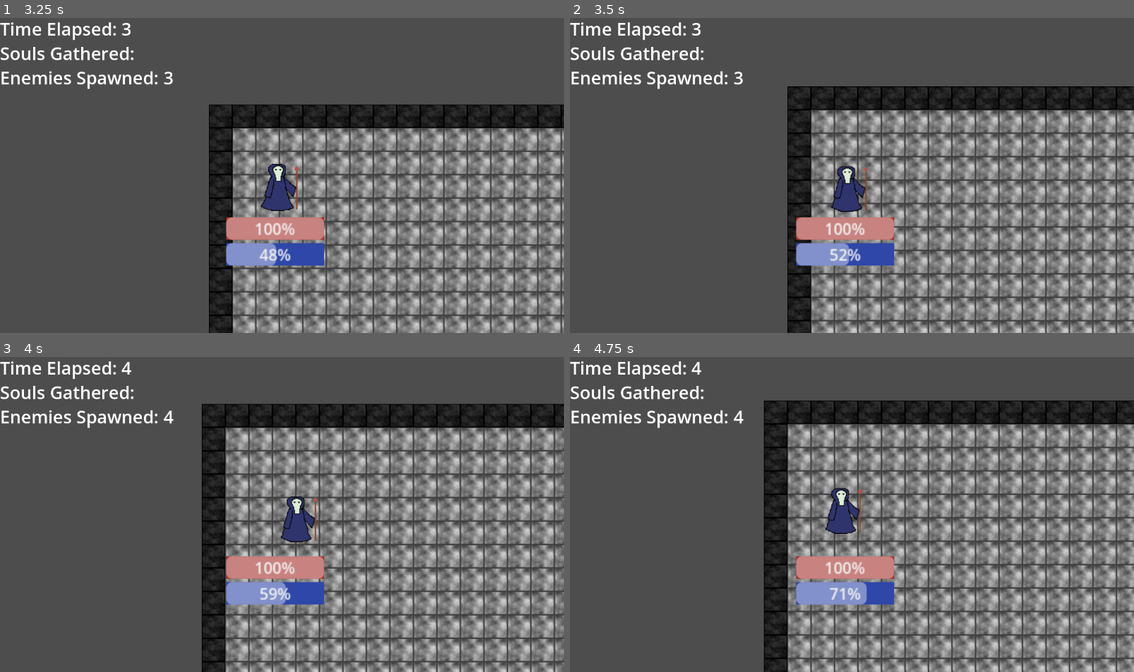
Above: before the commit, frames 1-4 (two rows, left to right).
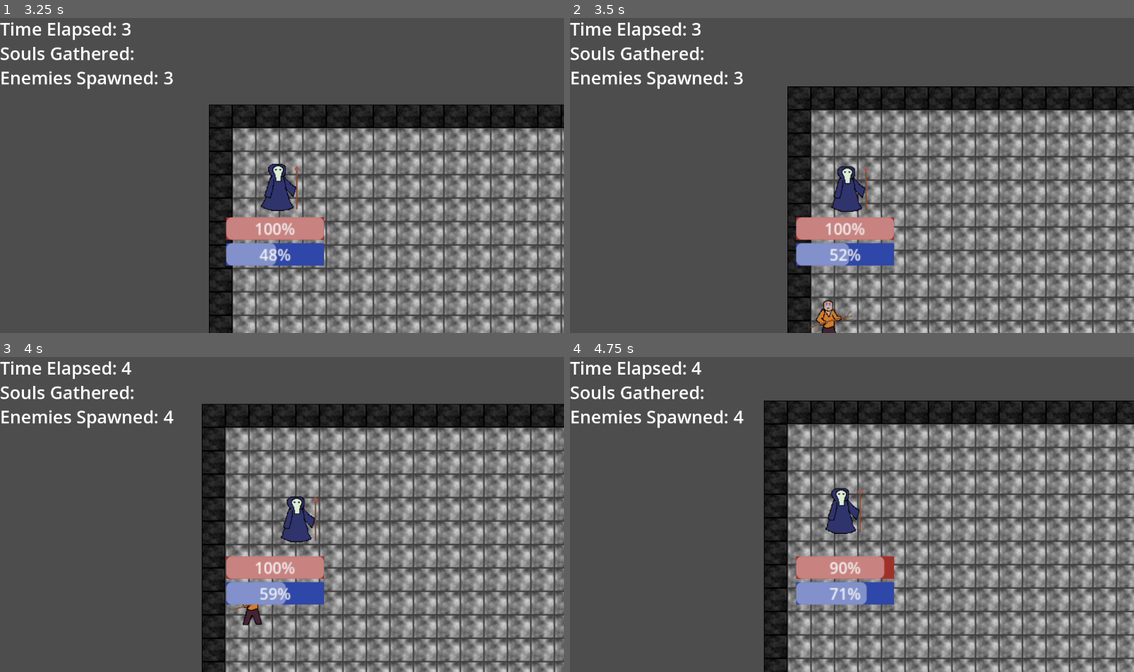
Above: after the commit, the same moments.

Repository: mzhong99/ludum-dare-2024
Game: Godot game, scene res://World/Game.tscn
Same seed, same stepped clock (60 frames per second), same inputs: the game is played once before the commit and once after it. Before the commit the project starts from res://World/world.tscn.
Inputs (mouse positions are in pixels of both pictures, inside the frame that each line leads up to):
- Up to frame 1 (3.25 s): move the mouse to (406, 159) at 0.52 s; press the mouse at (406, 159) at 0.53 s; move the mouse to (169, 191) at 1.27 s; release the mouse at (169, 191) at 1.28 s; click (169, 191) at 1.35 s; move the mouse to (338, 106) at 2.02 s; press the mouse at (338, 106) at 2.03 s; move the mouse to (253, 238) at 2.77 s; release the mouse at (253, 238) at 2.78 s; click (253, 238) at 2.85 s
- Up to frame 2 (3.5 s): no input
- Up to frame 3 (4 s): move the mouse to (451, 561) at 3.52 s; press the mouse at (451, 561) at 3.53 s
- Up to frame 4 (4.75 s): move the mouse to (682, 467) at 4.27 s; release the mouse at (682, 467) at 4.28 s; click (682, 467) at 4.35 s

Frame 1 is identical in both runs. In frame 2, 0.3% of the frame differs, in the area x 42-51%, y 89-100%; in frame 3, 0.2%; in frame 4, 0.3%.

Commit message:
make main scene correct

Diff:
--- a/project.godot
+++ b/project.godot
@@ -11,7 +11,7 @@
 [application]
 
 config/name="Ludum Dare 2024"
-run/main_scene="res://World/world.tscn"
+run/main_scene="res://World/Game.tscn"
 config/features=PackedStringArray("4.2", "Forward Plus")
 config/icon="res://Examples/icon.svg"
 
